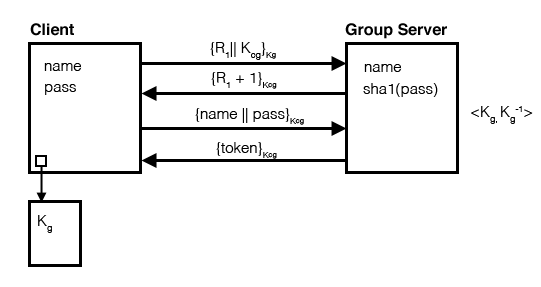
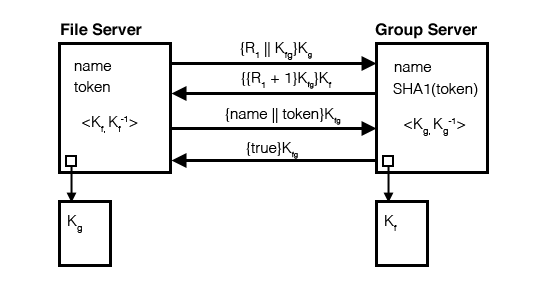
Revision of a layered 541 × 287 image; what changed, layer by layer:
added group "Threat 2" with 44 layers above "Threat 1" over [58, 23, 533, 267]
added group "Arrows" (2nd of 3, in "Threat 2") with 12 layers in group "Threat 2" over [171, 42, 377, 168]
added layer "{name || token}Kfg" in group "Arrows" over [225, 108, 341, 125]
added layer "{{R1 + 1}Kfg}Kf" in group "Arrows" over [241, 72, 332, 89]
added layer "Step1Arrow" (2nd of 3, in "Threat 2" › "Arrows") in group "Arrows" over [171, 56, 377, 71]
added layer "Step2Arrow" (2nd of 3, in "Threat 2" › "Arrows") in group "Arrows" over [171, 86, 377, 101]
added layer "Step3Arrow" (2nd of 3, in "Threat 2" › "Arrows") in group "Arrows" over [171, 121, 377, 136]
added layer "Step4Arrow" (2nd of 3, in "Threat 2" › "Arrows") in group "Arrows" over [171, 153, 377, 168]
added group "File Server" (1st of 2, in "Threat 2") with 20 layers in group "Threat 2" over [58, 23, 429, 267]
added group "Key Box copy" with 5 layers in group "File Server" over [375, 155, 429, 267]
added layer "Clientfilebox" (2nd of 4, in "Threat 2" › "File Server" › "Key Box copy") in group "Key Box copy" over [375, 200, 429, 267]
added group "Key Box" with 5 layers in group "File Server" over [58, 155, 112, 267]
added layer "Clientfilebox" (3rd of 4, in "Threat 2" › "File Server" › "Key Box") in group "Key Box" over [58, 200, 112, 267]
added layer "Clientbox" (2nd of 3, in "Threat 2" › "File Server") in group "File Server" over [58, 42, 172, 174]
added group "GroupServer" (2nd of 3, in "Threat 2") with 9 layers in group "Threat 2" over [375, 23, 533, 174]
added layer "Group Server" (3rd of 6, in "Threat 2" › "GroupServer") in group "GroupServer" over [375, 23, 477, 39]
added layer "GroupserverBox" (2nd of 3, in "Threat 2" › "GroupServer") in group "GroupServer" over [375, 42, 489, 174]
hid group "Threat 1" (36 layers) over [28, 23, 533, 267]
…and 16 more changes (15 added, 1 painted, 1 renamed)
